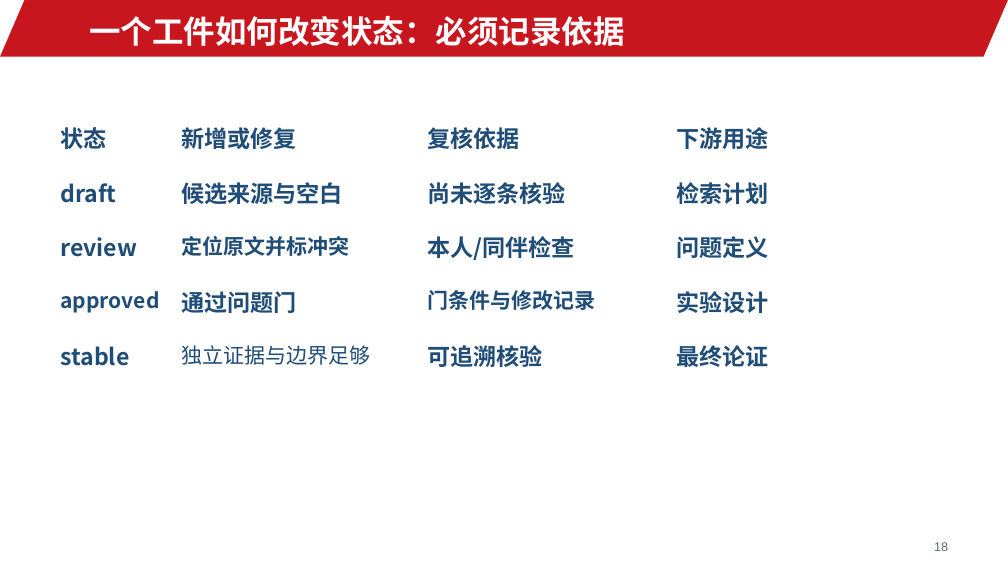
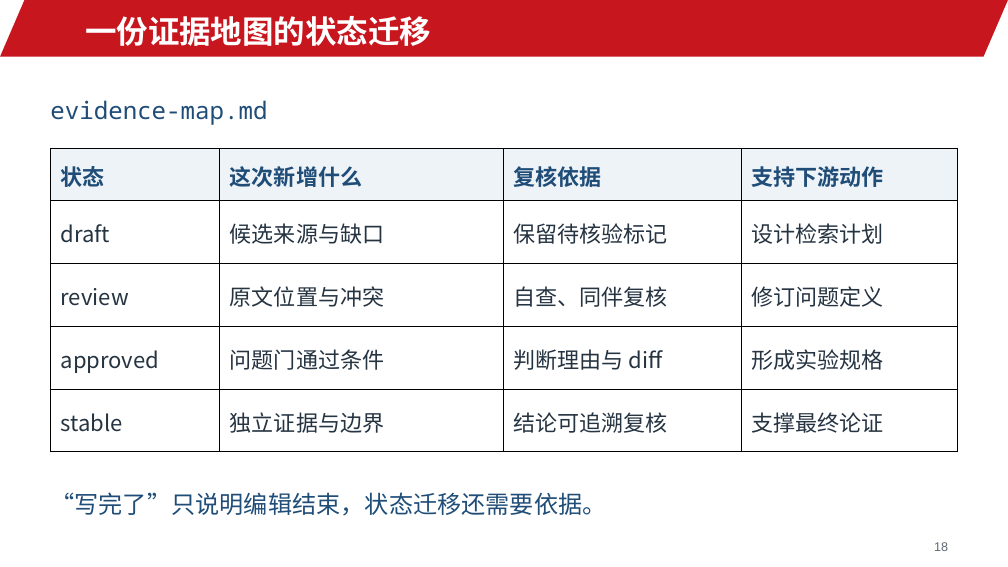
Before and after one commit to jinyh/ai4research, a slide deck: slide 18 of lessons/lesson-02/slides.pptx. Drawn at 1008x567 pixels with LibreOffice and Linux fonts; fonts in the diff are those of the drawing; background and template pictures are left out. Boxes give left, top, right and bottom in pixels: in the first picture for what was removed or moved away, otherwise in the second. Text is boxed around its words. In the diff, an @@ line names an element or a change of style, - is before the commit and + after.

```diff
--- a/lessons/lesson-02/slides.pptx
+++ b/lessons/lesson-02/slides.pptx
@@ text at (x1=85, y1=16, x2=431, y2=46): text changed @@
-一个工件如何改变状态：必须记录依据
+一份证据地图的状态迁移
@@ text added at (x1=50, y1=100, x2=267, y2=125), 23 pt, text #1F4D78 @@
+evidence-map.md
@@ table added at (x1=51, y1=149, x2=958, y2=452), 5 rows, 4 columns @@
+状态 | 这次新增什么 | 复核依据 | 支持下游动作
+draft | 候选来源与缺口 | 保留待核验标记 | 设计检索计划
+review | 原文位置与冲突 | 自查、同伴复核 | 修订问题定义
+approved | 问题门通过条件 | 判断理由与 diff | 形成实验规格
+stable | 独立证据与边界 | 结论可追溯复核 | 支撑最终论证
@@ text removed at (x1=60, y1=127, x2=106, y2=149) @@
-状态
@@ text removed at (x1=181, y1=127, x2=296, y2=149) @@
-新增或修复
@@ text removed at (x1=677, y1=127, x2=769, y2=149) @@
-下游用途
@@ text removed at (x1=60, y1=183, x2=116, y2=203) @@
-draft
@@ text removed at (x1=181, y1=182, x2=342, y2=204) @@
-候选来源与空白
@@ text removed at (x1=427, y1=182, x2=565, y2=204) @@
-尚未逐条核验
@@ text removed at (x1=677, y1=182, x2=769, y2=204) @@
-检索计划
@@ text removed at (x1=60, y1=237, x2=137, y2=257) @@
-review
@@ text removed at (x1=181, y1=236, x2=349, y2=256) @@
-定位原文并标冲突
@@ text removed at (x1=427, y1=236, x2=574, y2=260) @@
-本人/同伴检查
@@ text removed at (x1=677, y1=236, x2=769, y2=258) @@
-问题定义
@@ text removed at (x1=60, y1=291, x2=159, y2=313) @@
-approved
@@ text removed at (x1=181, y1=291, x2=296, y2=313) @@
-通过问题门
@@ text removed at (x1=427, y1=290, x2=595, y2=310) @@
-门条件与修改记录
@@ text removed at (x1=677, y1=291, x2=769, y2=313) @@
-实验设计
@@ text removed at (x1=60, y1=346, x2=129, y2=366) @@
-stable
@@ text removed at (x1=181, y1=345, x2=370, y2=365) @@
-独立证据与边界足够
@@ text removed at (x1=427, y1=345, x2=542, y2=367) @@
-可追溯核验
@@ text removed at (x1=677, y1=345, x2=769, y2=367) @@
-最终论证
@@ text at (x1=50, y1=492, x2=606, y2=516): text changed; size 22 to 23 pt; bold off @@
-复核依据
+“写完了”只说明编辑结束，状态迁移还需要依据。
```
Also in this commit, not shown: 9 other slides changed, 15 slides added, 15 slides removed, 18 other files.
